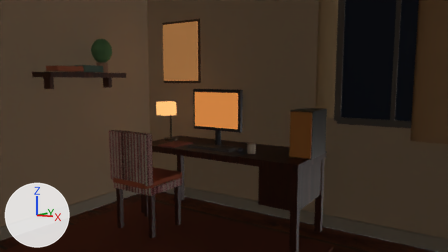
Renders of the Blender file Blender/CozyStudyRoom/cozystudyroom.blend from each side of a commit.
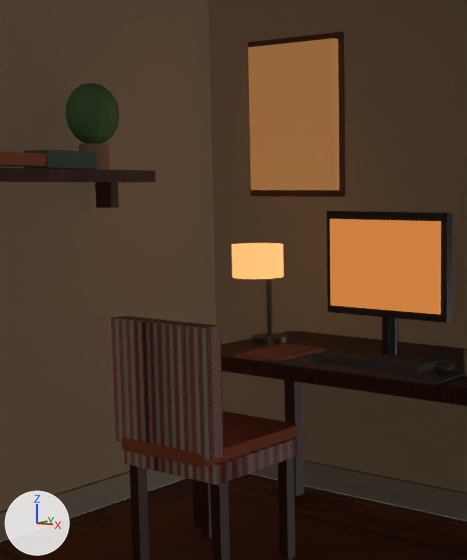
Each version is shown from the file's camera 'Camera_Hero', then close up on the part from 15% to 55% of the width and 2% to 89% of the height. Every picture has the same lights, and +X, +Y and +Z are marked at lower left. The older version's two pictures come first.

Before the edit, the objects in view are built like this:
```python
me_blanket_mesh = bpy.data.meshes.new('Blanket_Mesh')
me_blanket_mesh.from_pydata(...)  # a box spanning x -1.0..1.0, y -1.0..1.0, z -1.0..1.0
me_blanket_mesh.materials.append(mat_blanket_material)  # orange #b35938
me_chair_back_mesh = bpy.data.meshes.new('Chair_Back_Mesh')
me_chair_back_mesh.from_pydata(...)  # 96 vertices, 98 faces; spans x -1.0..1.0, y -1.0..1.0, z -1.0..1.0
me_chair_back_mesh.materials.append(mat_chairfabrictexture_material)
me_keyboard_mesh = bpy.data.meshes.new('Keyboard_Mesh')
me_keyboard_mesh.from_pydata(...)  # 56 vertices, 54 faces; spans x -1.0..1.0, y -1.0..1.0, z -1.0..1.0
me_keyboard_mesh.materials.append(mat_keyboardpad_material)  # dark grey #504d4b
ob_blanket = bpy.data.objects.new('Blanket', me_blanket_mesh)
ob_blanket.location = (-1.05, 1.0, 0.515)
ob_blanket.scale = (0.22, 0.26, 0.025)
_m = ob_blanket.modifiers.new('Blanket BEVEL', 'BEVEL')
_m.width = 0.12
_m.width_pct = 0.12
_m.segments = 3
ob_chair_back = bpy.data.objects.new('Chair_Back', me_chair_back_mesh)
ob_chair_back.location = (-1.05, 0.78, 0.75)
ob_chair_back.scale = (0.24, 0.035, 0.23)
ob_keyboard = bpy.data.objects.new('Keyboard', me_keyboard_mesh)
ob_keyboard.location = (-0.55, 1.36, 0.803)
ob_keyboard.scale = (0.24, 0.075, 0.014)
# also in view: 'Plant_Leaves' at (-1.85, 1.15, 1.76); 'Monitor_Bezel' at (-0.55, 1.45, 1.16); 'Wall_Art' at (-1.45, 1.98, 1.78); 'Wall_Left' at (-2.05, 0.0, 1.35); 'Monitor_Stand' at (-0.55, 1.47, 0.95)
```
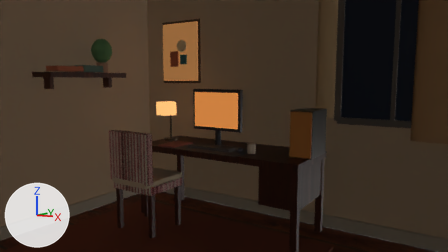
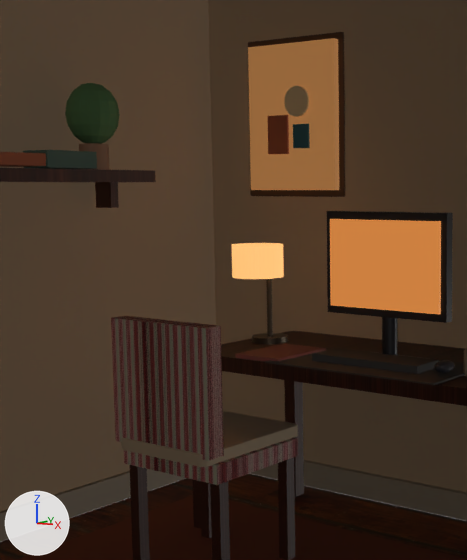
Pixel boxes (x1, y1, x2, y2) of what changed, in the close-ups (467 x 560 px):
```json
{"object": "Blanket", "change": "recoloured", "before": [121, 411, 298, 467], "after": [121, 411, 298, 467], "on screen": "orange to beige"}
{"object": "Art_Accent", "change": "added", "after": [268, 115, 289, 154], "on screen": "brown"}
{"object": "Art_Accent_2", "change": "added", "after": [284, 86, 309, 117], "on screen": "beige"}
{"object": "Art_Accent_3", "change": "added", "after": [293, 124, 310, 148]}
```

Scene script edits in JSON lines:
```json
{"op": "add", "block": "mat_blanket_material_001", "code": ["mat_blanket_material_001 = principled_material('Blanket_Material.001')", "mat_blanket_material_001.base_color = (0.55, 0.42, 0.28)  # beige #c4ad90", "mat_blanket_material_001.roughness = 0.95"]}
{"op": "add", "block": "mat_art_accent_3_material", "code": ["mat_art_accent_3_material = principled_material('Art_Accent_3_Material')", "mat_art_accent_3_material.base_color = (0.03, 0.12, 0.14)  # dark cyan #306169", "mat_art_accent_3_material.roughness = 0.7"]}
{"op": "add", "block": "mat_art_accent_2_material", "code": ["mat_art_accent_2_material = principled_material('Art_Accent_2_Material')", "mat_art_accent_2_material.base_color = (0.75, 0.55, 0.3)  # beige #e1c495", "mat_art_accent_2_material.roughness = 0.7"]}
{"op": "add", "block": "mat_art_accent_material", "code": ["mat_art_accent_material = principled_material('Art_Accent_Material')", "mat_art_accent_material.base_color = (0.4, 0.1, 0.04)  # brown #aa5938", "mat_art_accent_material.roughness = 0.7"]}
{"block": "me_blanket_mesh", "where": "me_blanket_mesh.from_pydata(...)  # 8 vertices, 6 faces; spans x -1.0..1.0, y -1.0..1.0, z -1.0..1.0"}
{"op": "remove", "block": "me_blanket_mesh", "code": "me_blanket_mesh.materials.append(mat_blanket_material)  # orange #b35938"}
{"op": "add", "block": "me_blanket_mesh", "code": "me_blanket_mesh.materials.append(mat_blanket_material_001)  # beige #c4ad90"}
{"op": "add", "block": "me_art_accent_3_mesh", "code": ["me_art_accent_3_mesh = bpy.data.meshes.new('Art_Accent_3_Mesh')", "me_art_accent_3_mesh.from_pydata(...)  # a box spanning x -1.0..1.0, y -1.0..1.0, z -1.0..1.0", "me_art_accent_3_mesh.materials.append(mat_art_accent_3_material)  # dark cyan #306169"]}
{"op": "add", "block": "me_art_accent_2_mesh", "code": ["me_art_accent_2_mesh = bpy.data.meshes.new('Art_Accent_2_Mesh')", "me_art_accent_2_mesh.from_pydata(...)  # a 32-sided cylinder along z spanning x -1.0..1.0, y -1.0..1.0, z -1.0..1.0", "me_art_accent_2_mesh.materials.append(mat_art_accent_2_material)  # beige #e1c495"]}
{"op": "add", "block": "me_art_accent_mesh", "code": ["me_art_accent_mesh = bpy.data.meshes.new('Art_Accent_Mesh')", "me_art_accent_mesh.from_pydata(...)  # a box spanning x -1.0..1.0, y -1.0..1.0, z -1.0..1.0", "me_art_accent_mesh.materials.append(mat_art_accent_material)  # brown #aa5938"]}
{"op": "add", "block": "ob_art_accent_3", "code": ["ob_art_accent_3 = bpy.data.objects.new('Art_Accent_3', me_art_accent_3_mesh)", "ob_art_accent_3.location = (-1.38, 1.955, 1.69)", "ob_art_accent_3.scale = (0.045, 0.005, 0.055)"]}
{"op": "add", "block": "ob_art_accent_2", "code": ["ob_art_accent_2 = bpy.data.objects.new('Art_Accent_2', me_art_accent_2_mesh)", "ob_art_accent_2.location = (-1.4, 1.95, 1.85)", "ob_art_accent_2.rotation_euler = (1.571, 0.0, 0.0)  # degrees (90, 0, 0)", "ob_art_accent_2.scale = (0.07, 0.07, 0.005)"]}
{"op": "add", "block": "ob_art_accent", "code": ["ob_art_accent = bpy.data.objects.new('Art_Accent', me_art_accent_mesh)", "ob_art_accent.location = (-1.52, 1.955, 1.7)", "ob_art_accent.scale = (0.06, 0.005, 0.09)"]}
```
